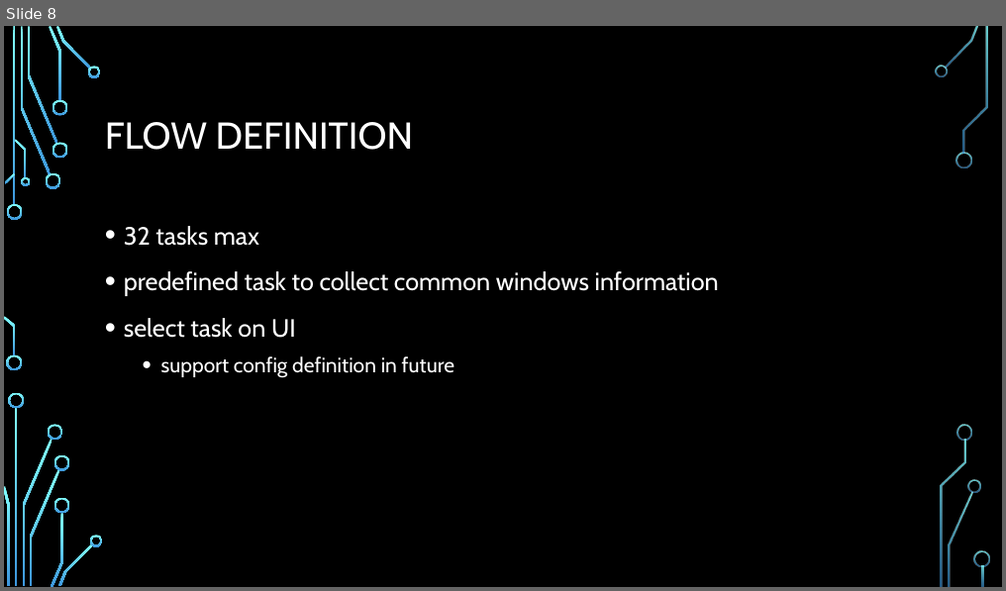
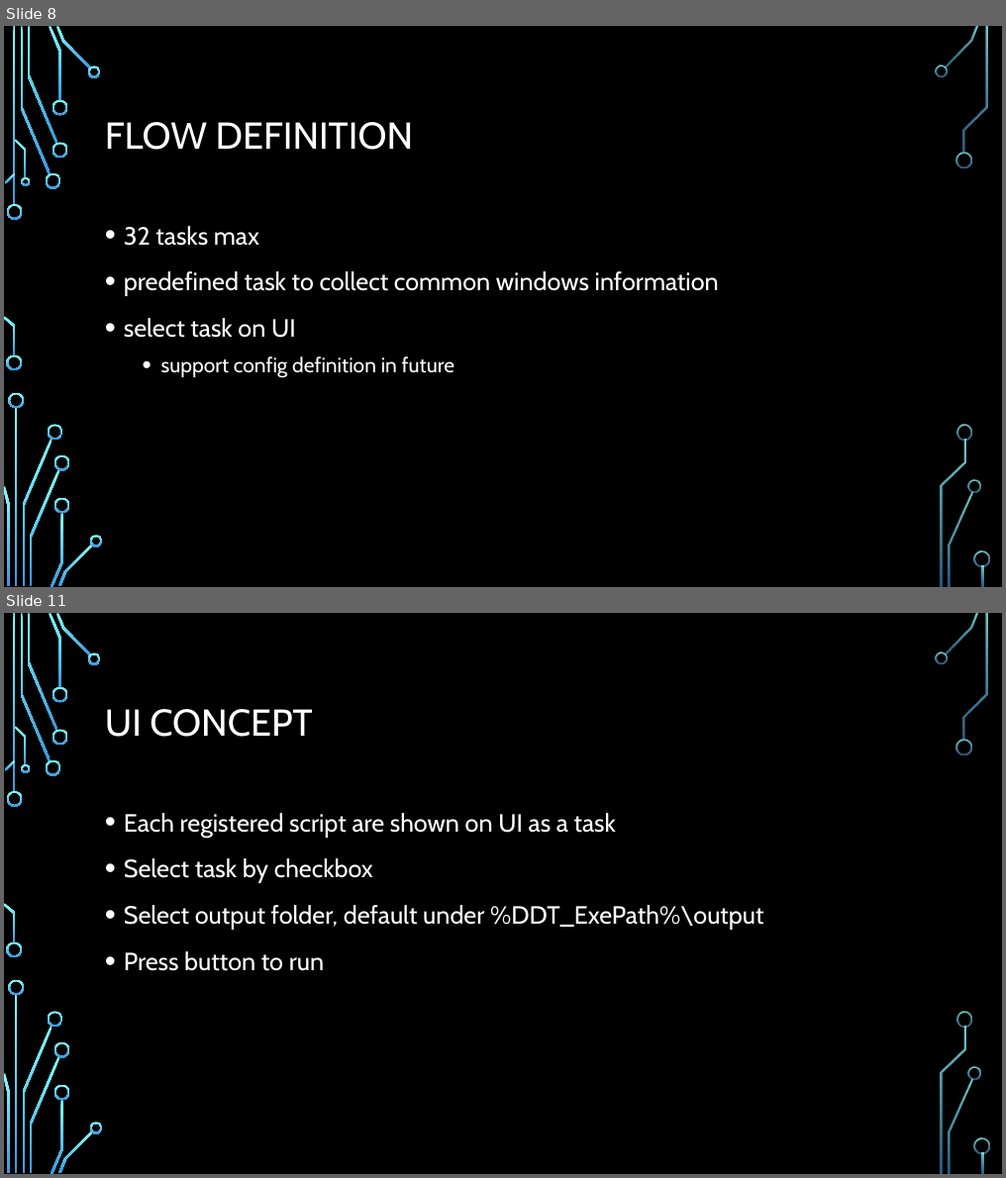
Before and after one commit to smokingpc/ddt, a slide deck: doc/Overview.pptx. Shown one above the other, each under a label of ours: slide 8 before the commit, slides 8 and 11 after it; the slides between them are not shown. The pictures are 1006x591 and 1006x1178 pixels, drawn with LibreOffice and Linux fonts; fonts in the diff are those of the drawing; background and template pictures are left out. Boxes give left, top, right and bottom in pixels: in the first picture for what was removed or moved away, otherwise in the second. Text is boxed around its words. In the diff, an @@ line names an element or a change of style, - is before the commit and + after.

```diff
--- a/doc/Overview.pptx
+++ b/doc/Overview.pptx
@@ slide 11 added at bbox=[4, 613, 1002, 1174], background picture (left out); not listed: 36 template elements that a slide beside it also shows @@
@@ title added at bbox=[105, 709, 312, 737], 36 pt, text #FFFFFF @@
+UI CONCEPT
@@ text added at bbox=[124, 813, 764, 971], 24 pt, text #FFFFFF @@
+• Each registered script are shown on UI as a task
+• Select task by checkbox
+• Select output folder, default under %DDT_ExePath%\output
+• Press button to run
```
Also in this commit, not shown: 1 slide changed, 3 other slides added, 1 slide removed, 12 other files.
